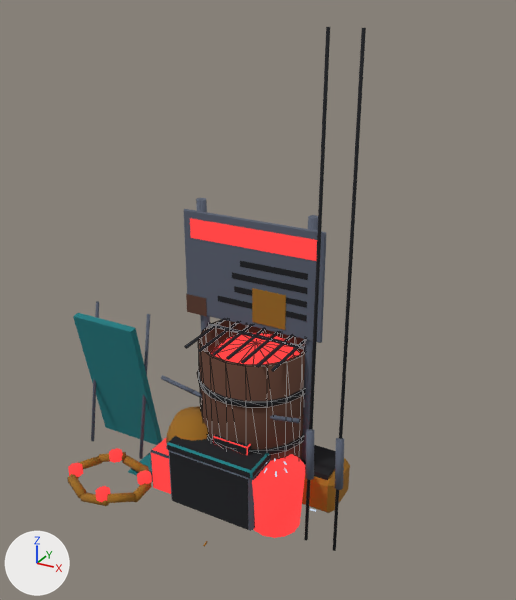
A saved change to the glTF model packages/app/public/city/room-detail-w3-out-props.glb.
The view is the same before and after, from a 50 mm lens placed at (1.57, -2.84, 2.5), pointed at (0.07, -0.09, 1.13). Lighting does not change. The marker at lower left points along +X, +Y and +Z. The picture after the commit comes second. Mesh edges are drawn as thin lines on the coarser meshes.

Objects in the first picture: 'rd-w3-barrel', 'rd-w3-genzo', 'rd-w3-ladder-board', 'rd-w3-landing', 'rd-w3-tower-door'.
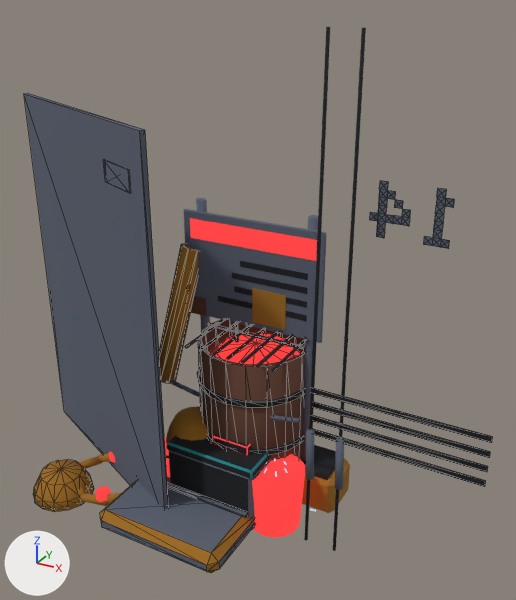
Location of each change, (x1, y1, x2, y2) in pixels of the pictures (516 x 600 px):
```json
{"object": "rd-w3-locker14", "change": "added", "after": [24, 93, 492, 573], "on screen": "blue"}
```

Edits to the scene script, one JSON object a line:
```json
{"op": "add", "block": "me_rd_w3_locker14", "code": ["me_rd_w3_locker14 = bpy.data.meshes.new('rd-w3-locker14')", "me_rd_w3_locker14.from_pydata(...)  # 262 vertices, 514 faces; spans x -1.38..1.2, y -0.76..0.04, z 0.0..1.98", "me_rd_w3_locker14.materials.append(mat_city_palette)"]}
{"op": "add", "block": "ob_rd_w3_locker14", "code": ["ob_rd_w3_locker14 = bpy.data.objects.new('rd-w3-locker14', me_rd_w3_locker14)", "ob_rd_w3_locker14.location = (0.0, 0.0, 0.0)"]}
```
